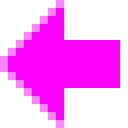
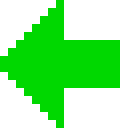
Comparing the layer stacks of the two 128x128 images. Changes:
added layer "00d800 g #1" above "00d800 g" over (x1=0, y1=0, x2=120, y2=128)
hid "magenta g" over (x1=0, y1=0, x2=128, y2=128)
